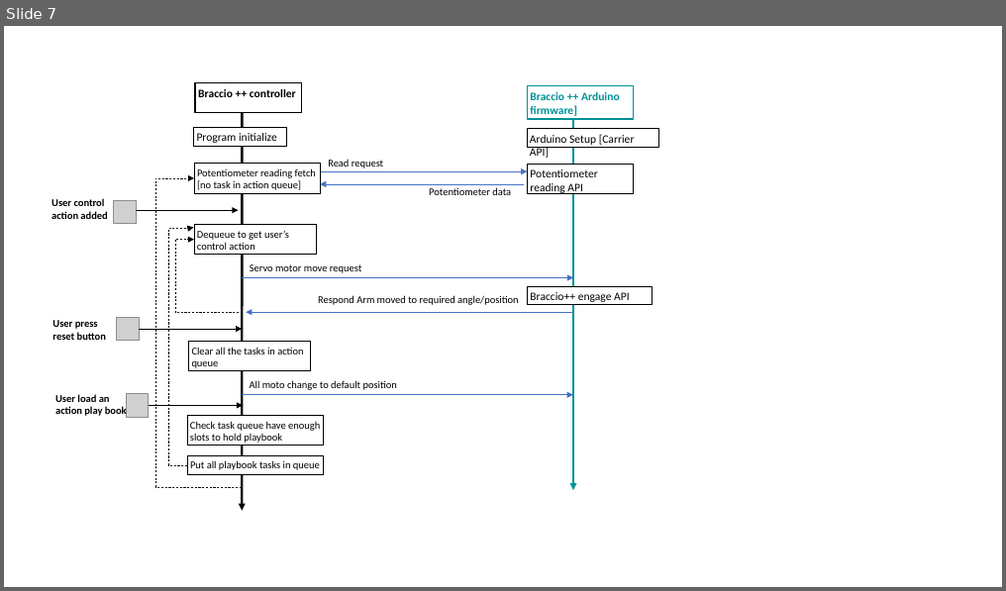
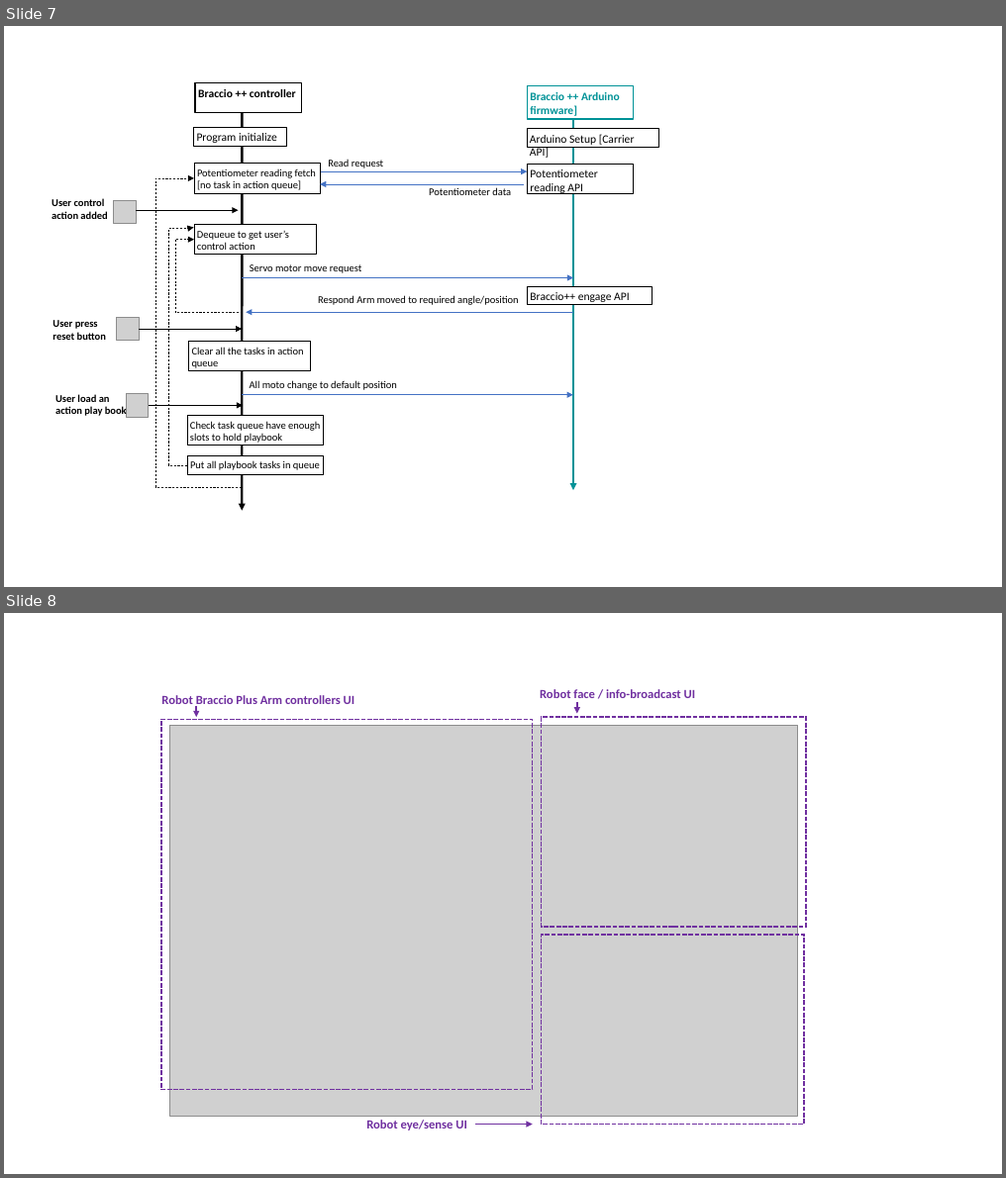
Before and after one commit to LiuYuancheng/Braccio_plus_robot_arm_control, a slide deck: doc/designDoc.pptx. Shown one above the other, each under a label of ours: slide 7 before the commit, slides 7 and 8 after it. The pictures are 1006x591 and 1006x1178 pixels, drawn with LibreOffice and Linux fonts; fonts in the diff are those of the drawing; grey boxes stand for pictures. Boxes give left, top, right and bottom in pixels: in the first picture for what was removed or moved away, otherwise in the second. Text is boxed around its words. In the diff, an @@ line names an element or a change of style, - is before the commit and + after.

Commit message:
Added the face and qrcode detector.

```diff
--- a/doc/designDoc.pptx
+++ b/doc/designDoc.pptx
@@ slide 8 added at (4,613,1002,1174), background #FFFFFF @@
@@ text added at (161,695,355,707), 12 pt, text #7030A0, bold @@
+Robot Braccio Plus Arm controllers UI
@@ text added at (540,689,696,698), 12 pt, text #7030A0, bold @@
+Robot face / info-broadcast UI
@@ rectangle added at (161,719,533,1090), outline #7030A0 1.5 pt dashed @@
@@ picture added at (169,725,797,1116) @@
@@ arrow added from (196, 706) to (196, 717), #7030A0 1.5 pt @@
@@ rectangle added at (541,717,806,927), outline #7030A0 1.5 pt dashed @@
@@ arrow added from (577, 702) to (577, 713), #7030A0 1.5 pt @@
@@ rectangle added at (541,935,804,1124), outline #7030A0 1.5 pt dashed @@
@@ text added at (366,1120,467,1131), 12 pt, text #7030A0, bold @@
+Robot eye/sense UI
@@ arrow added from (475, 1124) to (533, 1124), #7030A0 1.5 pt @@
```
Also in this commit, not shown: 3 other files.
